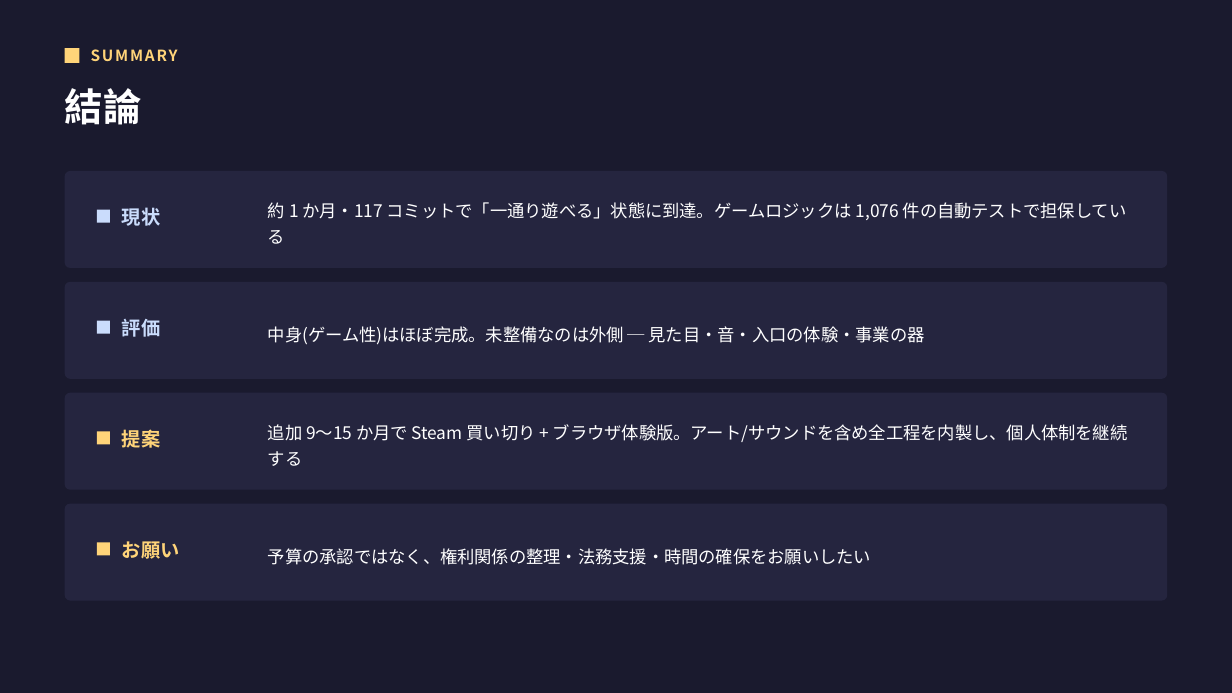
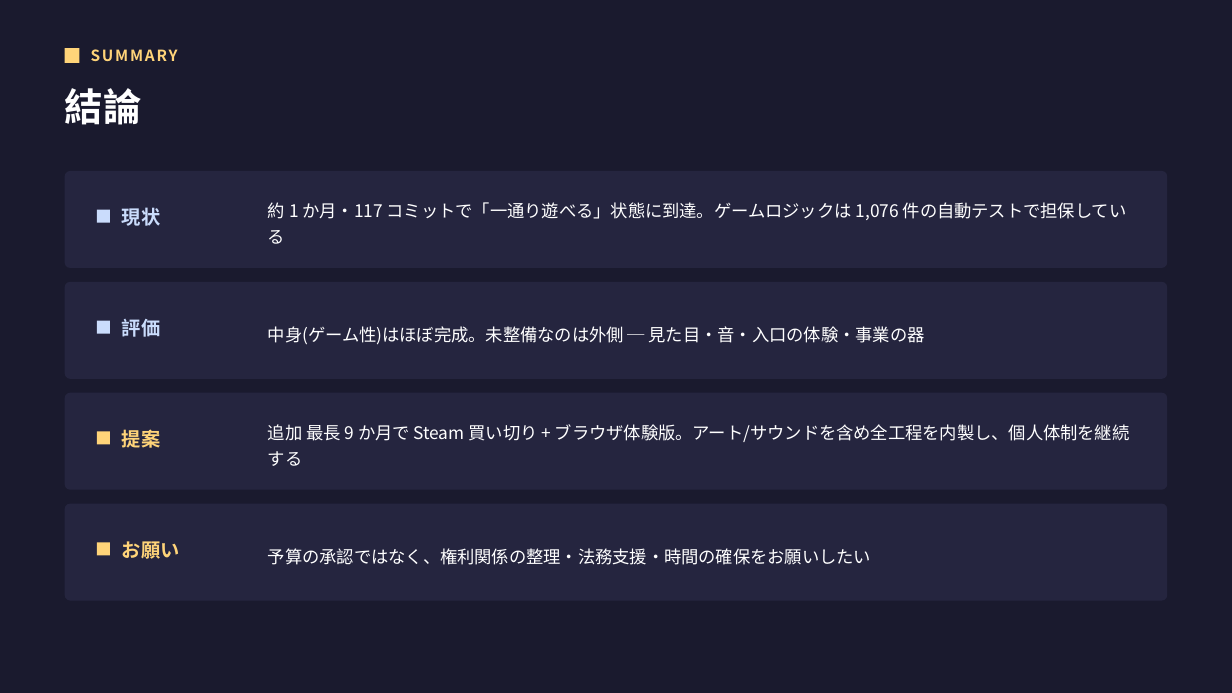
Before and after one commit to j-shimo/fami_war_like, a slide deck: slide 2 of docs/CommercialProposal.pptx. Drawn at 1232x693 pixels with LibreOffice and Linux fonts; fonts in the diff are those of the drawing. Boxes give left, top, right and bottom in pixels: in the first picture for what was removed or moved away, otherwise in the second. Text is boxed around its words. In the diff, an @@ line names an element or a change of style, - is before the commit and + after.

```diff
--- a/docs/CommercialProposal.pptx
+++ b/docs/CommercialProposal.pptx
@@ text at [268, 424, 1130, 466]: text changed @@
-追加 9〜15 か月で Steam 買い切り + ブラウザ体験版。アート/サウンドを含め全工程を内製し、個人体制を継続する
+追加 最長 9 か月で Steam 買い切り + ブラウザ体験版。アート/サウンドを含め全工程を内製し、個人体制を継続する
```
Also in this commit, not shown: 6 other slides changed, 5 other files.
